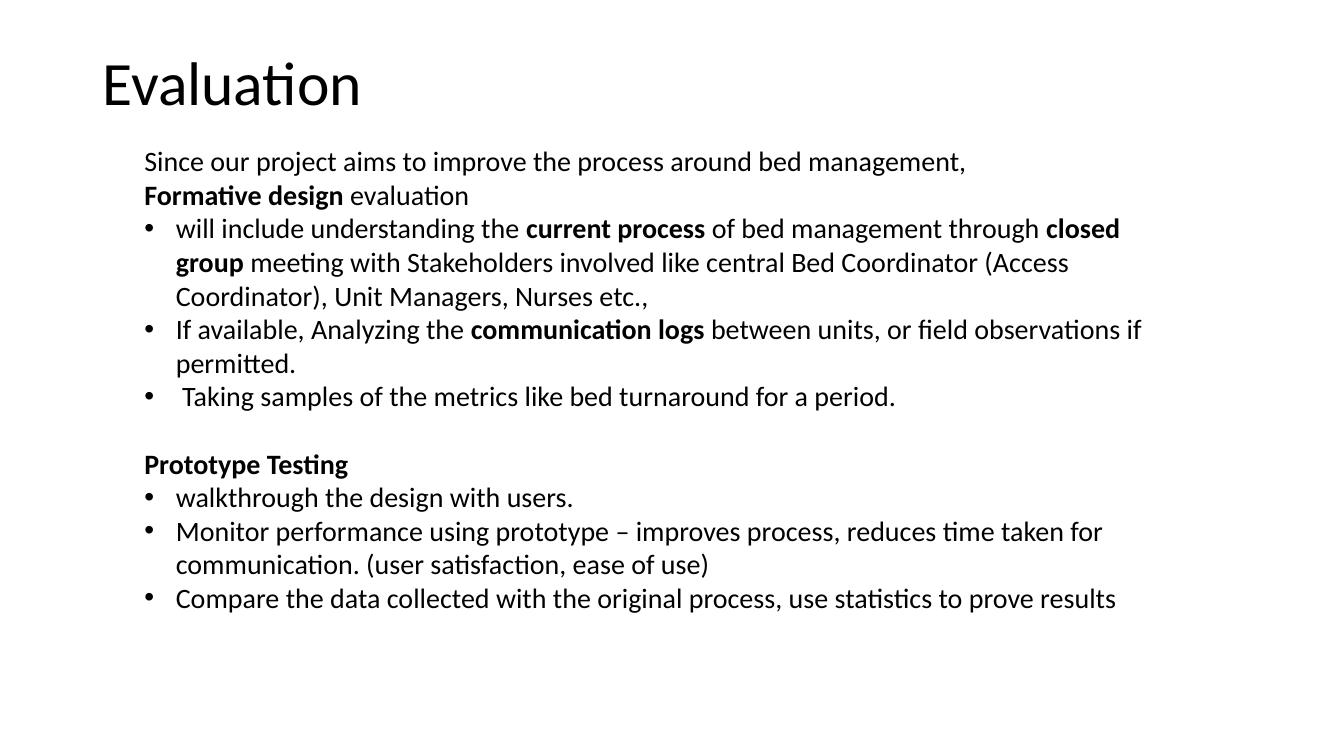
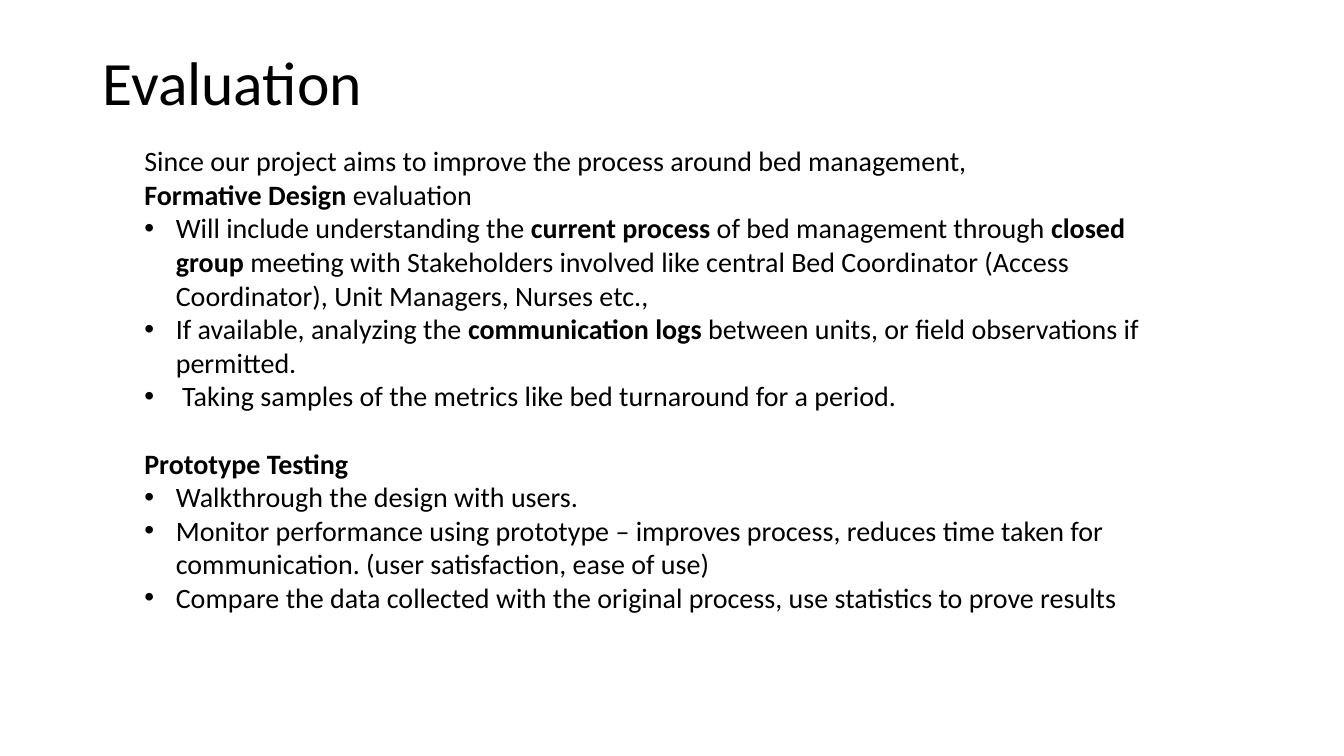
Before and after one commit to padmanabhan-r/iat-814-project, a slide deck: slide 7 of Final Data/Project Showcase.pptx. Drawn at 1344x756 pixels with LibreOffice and Linux fonts; fonts in the diff are those of the drawing. Boxes give left, top, right and bottom in pixels: in the first picture for what was removed or moved away, otherwise in the second. Text is boxed around its words. In the diff, an @@ line names an element or a change of style, - is before the commit and + after.

```diff
--- a/Final Data/Project Showcase.pptx
+++ b/Final Data/Project Showcase.pptx
@@ text at [144,185,1139,378]: text changed @@
-Formative design evaluation
-• will include understanding the current process of bed management through closed group meeting with Stakeholders involved like central Bed Coordinator (Access Coordinator), Unit Managers, Nurses etc.,
-• If available, Analyzing the communication logs between units, or field observations if permitted.
+Formative Design evaluation
+• Will include understanding the current process of bed management through closed group meeting with Stakeholders involved like central Bed Coordinator (Access Coordinator), Unit Managers, Nurses etc.,
+• If available, analyzing the communication logs between units, or field observations if permitted.
@@ text at [176,487,578,512]: text changed @@
-• walkthrough the design with users.
+• Walkthrough the design with users.
```
Also in this commit, not shown: 3 other slides changed, 1 other file.
